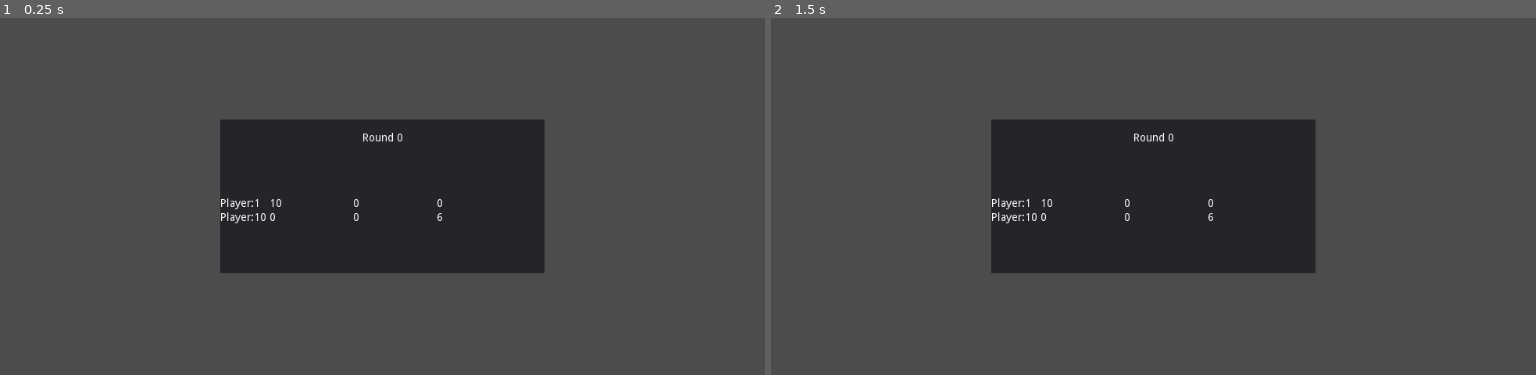
Above: before the commit, frames 1-2 (left to right).
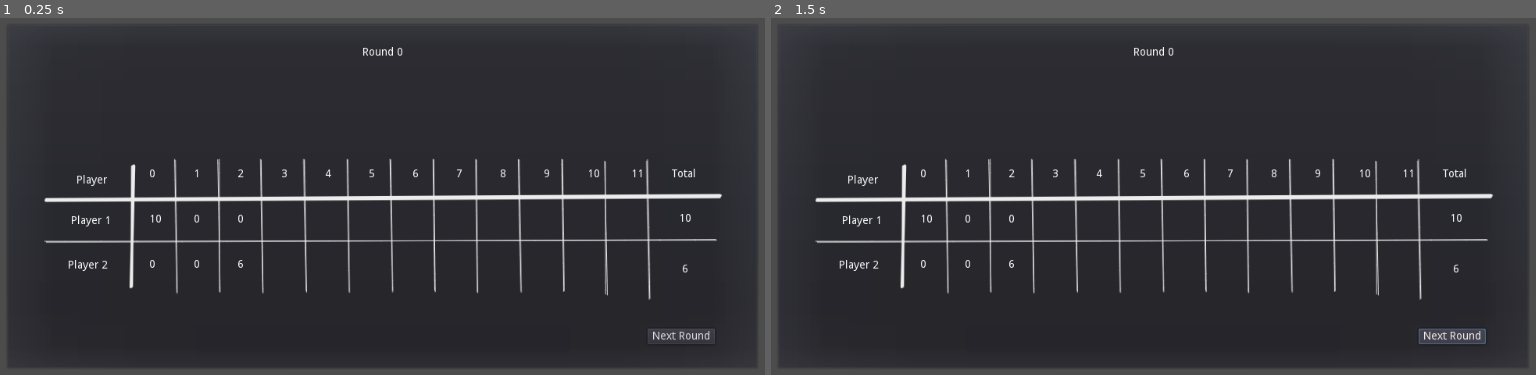
Above: after the commit, the same moments.

Repository: game-prototypes/hanafuda
Game: Godot game, scene res://scenes/tests/point_counter_test.tscn
Two runs of this game, one before a commit and one after it. Both use one fixed random seed, a clock stepped at 60 frames per second and the inputs below. This scene is started directly instead of the project's main scene. The engine's default icon, where the game draws it, is replaced by a stand-in: a white triangle on a blue panel in a dark square.
Inputs (mouse positions are in pixels of both pictures, inside the frame that each line leads up to):
- Up to frame 1 (0.25 s): no input
- Up to frame 2 (1.5 s): click (1451, 335) at 0.5 s, where only the run after the commit has a clickable "Next Round"; click (1451, 335) at 1.25 s, where only the run after the commit has a clickable "Next Round"

The runs differ from the first frame. In frame 1, 73% of the frame differs, in the area x 1-99%, y 3-98%; in frame 2, 73%.

Commit message:
Basic end-round point counter modal

Diff:
--- a/entities/player/human_player/human_player.gd
+++ b/entities/player/human_player/human_player.gd
@@ -47,7 +47,7 @@
 func _on_koikoi_phase():
 	hand.set_selectable(false)
 	table.set_selectable(false)
-	koikoi_popup.show()
+	koikoi_popup.show_modal(true)
 
 func _on_koikoi_action(koi_koi: bool) -> void:
 	_assert_action(TurnPhase.KoiKoi)
--- a/entities/player/human_player/human_player.tscn
+++ b/entities/player/human_player/human_player.tscn
@@ -10,6 +10,5 @@
 [node name="HUD" type="CanvasLayer" parent="." index="3"]
 
 [node name="KoiKoiPopup" parent="HUD" index="0" instance=ExtResource( 4 )]
-visible = false
 
 [connection signal="option_selected" from="HUD/KoiKoiPopup" to="." method="_on_koikoi_action"]
--- a/entities/player/human_player/koikoi_popup/koikoi_popup.gd
+++ b/entities/player/human_player/koikoi_popup/koikoi_popup.gd
@@ -2,9 +2,6 @@
 
 signal option_selected(option)
 
-func show():
-	show_modal(true)
-
 func _on_button_pressed(value: bool):
 	emit_signal("option_selected", value)
 	hide()
--- a/entities/player/player.gd
+++ b/entities/player/player.gd
@@ -125,7 +125,6 @@
 		points=new_points
 		_set_koi_koi_phase()
 	else:
-		points=new_points
 		_finish_turn()
 
 func _finish_turn(end_round: bool = false):
--- /dev/null
+++ b/entities/point_counter/point_cell.tscn
@@ -0,0 +1,16 @@
+[gd_scene format=2]
+
+[node name="MarginContainer" type="MarginContainer"]
+margin_right = 35.0
+margin_bottom = 22.0
+custom_constants/margin_top = 8
+custom_constants/margin_left = 18
+__meta__ = {
+"_edit_use_anchors_": false
+}
+
+[node name="Label" type="Label" parent="."]
+margin_left = 18.0
+margin_top = 8.0
+margin_right = 35.0
+margin_bottom = 22.0
--- a/entities/point_counter/point_counter.gd
+++ b/entities/point_counter/point_counter.gd
@@ -1,29 +1,50 @@
 extends Control
 
+export(PackedScene) var points_cell:PackedScene
+export(Array, NodePath) var total_labels_path:Array
+var total_labels:=[]
 
-onready var round_label=$Panel/RoundLabel
-onready var points_table=$Panel/PointsTable
+onready var round_label=$RoundLabel
+onready var points_table=$PointsTable
 
+signal next_round
 
-# Called when the node enters the scene tree for the first time.
 func _ready():
+	assert(total_labels_path.size()==2, "Total labels not set")
+	for label_path in total_labels_path:
+		total_labels.append(get_node(label_path))
 	round_label.text="Round "+String(GameState.current_round)
 
 
 func fill_table(players:Array):
-	for player in players:
+	fill_table_header(12)
+	for i in range(players.size()):
+		var player=players[i]
 		fill_table_row(player, 12)
+		total_labels[i].text=String(player.total_points)
+
+func fill_table_header(max_rounds:int):
+	for round_index in range(max_rounds):
+		var header_label=instance_cell()
+		header_label.get_node("Label").text=String(round_index) # TODO: fix
+
+func fill_table_row(player:PlayerInfo, max_rounds:int):
+	#var name_label=Label.new()
+	#name_label.text="Player:"+String(player.id)
+	#points_table.add_child(name_label)
+
+	for round_index in range(max_rounds):
+		var points_label=instance_cell()
+		if player.points_per_round.size() > round_index:
+			var points=player.points_per_round[round_index]
+			points_label.get_node("Label").text=String(points) # TODO: fix
+
+func instance_cell() -> Control:
+	var instance=points_cell.instance()
+	instance.size_flags_horizontal=SIZE_EXPAND
+	points_table.add_child(instance)
+	return instance
 
 
-func fill_table_row(player:PlayerInfo, max_rounds:int):
-	var name_label=Label.new()
-	name_label.text="Player:"+String(player.id)
-	points_table.add_child(name_label)
-
-	for round_index in range(max_rounds):
-		var points_label=Label.new()
-		if player.points_per_round.size() > round_index:
-			var points=player.points_per_round[round_index]
-			points_label.text=String(points)
-			points_label.size_flags_horizontal=SIZE_EXPAND
-		points_table.add_child(points_label)
+func _on_next_round_pressed():
+	emit_signal("next_round")
--- a/entities/point_counter/point_counter.tscn
+++ b/entities/point_counter/point_counter.tscn
@@ -1,45 +1,157 @@
-[gd_scene load_steps=2 format=2]
+[gd_scene load_steps=4 format=2]
 
 [ext_resource path="res://entities/point_counter/point_counter.gd" type="Script" id=1]
+[ext_resource path="res://assets/table_dark.png" type="Texture" id=2]
+[ext_resource path="res://entities/point_counter/point_cell.tscn" type="PackedScene" id=3]
 
-[node name="PointCounter" type="Control"]
-anchor_right = 1.0
-anchor_bottom = 1.0
+[node name="PointCounter" type="PopupDialog"]
+anchor_left = 0.5
+anchor_top = 0.5
+anchor_right = 0.5
+anchor_bottom = 0.5
+margin_left = -482.5
+margin_top = -222.5
+margin_right = 482.5
+margin_bottom = 222.5
 script = ExtResource( 1 )
 __meta__ = {
 "_edit_use_anchors_": false
 }
+points_cell = ExtResource( 3 )
+total_labels_path = [ NodePath("TotalLabel1"), NodePath("TotalLabel2") ]
 
-[node name="Panel" type="Panel" parent="."]
-anchor_left = 0.5
-anchor_top = 0.5
-anchor_right = 0.5
-anchor_bottom = 0.5
-margin_left = -207.5
-margin_top = -98.5
-margin_right = 207.5
-margin_bottom = 98.5
-
-[node name="RoundLabel" type="Label" parent="Panel"]
+[node name="RoundLabel" type="Label" parent="."]
 anchor_left = 0.5
 anchor_right = 0.5
 margin_left = -58.0
-margin_top = 17.0
+margin_top = 31.0
 margin_right = 58.0
-margin_bottom = 55.0
-text = "Round 18"
+margin_bottom = 69.0
+text = "Round 4"
 align = 1
 __meta__ = {
 "_edit_use_anchors_": false
 }
 
-[node name="PointsTable" type="GridContainer" parent="Panel"]
+[node name="TextureRect" type="TextureRect" parent="."]
+anchor_left = 0.5
+anchor_top = 1.0
+anchor_right = 0.5
+anchor_bottom = 1.0
+margin_left = -440.5
+margin_top = -280.0
+margin_right = 440.5
+margin_bottom = -78.0
+texture = ExtResource( 2 )
+expand = true
+stretch_mode = 5
+__meta__ = {
+"_edit_lock_": true,
+"_edit_use_anchors_": false
+}
+
+[node name="PointsTable" type="GridContainer" parent="."]
 anchor_top = 1.0
 anchor_right = 1.0
 anchor_bottom = 1.0
-margin_top = -96.0
-margin_bottom = 2.0
-columns = 13
+margin_left = 166.0
+margin_top = -266.0
+margin_right = -144.0
+margin_bottom = -106.0
+size_flags_horizontal = 3
+custom_constants/vseparation = 36
+custom_constants/hseparation = 18
+columns = 12
 __meta__ = {
 "_edit_use_anchors_": false
 }
+
+[node name="PlayerTitle" type="Label" parent="."]
+margin_left = 64.5
+margin_top = 184.5
+margin_right = 155.5
+margin_bottom = 218.5
+rect_pivot_offset = Vector2( 68, 34 )
+text = "Player"
+align = 1
+valign = 1
+__meta__ = {
+"_edit_use_anchors_": false
+}
+
+[node name="TotalTitle" type="Label" parent="."]
+margin_left = 822.5
+margin_top = 176.5
+margin_right = 913.5
+margin_bottom = 210.5
+rect_pivot_offset = Vector2( 57, 34 )
+text = "Total"
+align = 1
+valign = 1
+__meta__ = {
+"_edit_use_anchors_": false
+}
+
+[node name="TotalLabel1" type="Label" parent="."]
+margin_left = 824.5
+margin_top = 233.5
+margin_right = 915.5
+margin_bottom = 267.5
+rect_pivot_offset = Vector2( 57, 34 )
+text = "0"
+align = 1
+valign = 1
+__meta__ = {
+"_edit_use_anchors_": false
+}
+
+[node name="TotalLabel2" type="Label" parent="."]
+margin_left = 824.5
+margin_top = 298.5
+margin_right = 915.5
+margin_bottom = 332.5
+rect_pivot_offset = Vector2( 57, 34 )
+text = "0"
+align = 1
+valign = 1
+__meta__ = {
+"_edit_use_anchors_": false
+}
+
+[node name="Player1Label" type="Label" parent="."]
+margin_left = 63.5
+margin_top = 236.5
+margin_right = 154.5
+margin_bottom = 270.5
+rect_pivot_offset = Vector2( 68, 34 )
+text = "Player 1"
+align = 1
+valign = 1
+__meta__ = {
+"_edit_use_anchors_": false
+}
+
+[node name="Player2Label" type="Label" parent="."]
+margin_left = 59.5
+margin_top = 293.5
+margin_right = 150.5
+margin_bottom = 327.5
+rect_pivot_offset = Vector2( 68, 34 )
+text = "Player 2"
+align = 1
+valign = 1
+__meta__ = {
+"_edit_use_anchors_": false
+}
+
+[node name="NextRoundButton" type="Button" parent="."]
+margin_left = 821.5
+margin_top = 391.5
+margin_right = 907.5
+margin_bottom = 411.5
+text = "Next Round"
+__meta__ = {
+"_edit_use_anchors_": false
+}
+
+[connection signal="pressed" from="NextRoundButton" to="." method="_on_next_round_pressed"]
--- a/scenes/game_round.gd
+++ b/scenes/game_round.gd
@@ -5,6 +5,7 @@
 onready var deck:Deck=$Deck
 onready var table:CardStack=$Table
 onready var player_spawner=$Players
+onready var point_counter:PopupDialog=$CanvasLayer/PointCounter
 
 var dealer
 var koi_koi: bool = false
@@ -54,15 +55,18 @@
 func end_round(winner=null):
 	print("ROUND END")
 
-	if winner == null:
-		print("TIE")
-	else:
-		prints("Player",winner.id,"wins")
+	for player_info in GameState.players.values():
+		if winner!=null and winner.id==player_info.id:
+			player_info.add_round_points(winner.points)
+		else:
+			player_info.add_round_points(0)
+
 	#current_round+=1
 	#if current_round==12: #13th round
 	#	end_match()
 	#else:
-	SceneSwitcher.switch_to_game_round_scene()
+	point_counter.fill_table(GameState.players.values()) # FIXME: order
+	point_counter.show_modal(true)
 
 func end_match():
 	print("End Match")
@@ -75,3 +79,6 @@
 
 func get_players()->Array:
 	return player_spawner.players
+
+func _on_next_round():
+	SceneSwitcher.switch_to_game_round_scene()
--- a/scenes/game_round.tscn
+++ b/scenes/game_round.tscn
@@ -7,6 +7,7 @@
 [ext_resource path="res://entities/camera/main_camera.tscn" type="PackedScene" id=5]
 [ext_resource path="res://entities/card_stack/card_stack.tscn" type="PackedScene" id=6]
 [ext_resource path="res://entities/player/player_spawner.gd" type="Script" id=7]
+[ext_resource path="res://entities/point_counter/point_counter.tscn" type="PackedScene" id=8]
 
 [node name="GameRound" type="Node2D"]
 script = ExtResource( 1 )
@@ -30,3 +31,9 @@
 script = ExtResource( 7 )
 human_player = ExtResource( 2 )
 ai_player = ExtResource( 3 )
+
+[node name="CanvasLayer" type="CanvasLayer" parent="."]
+
+[node name="PointCounter" parent="CanvasLayer" instance=ExtResource( 8 )]
+
+[connection signal="next_round" from="CanvasLayer/PointCounter" to="." method="_on_next_round"]
--- a/scenes/main_menu.gd
+++ b/scenes/main_menu.gd
@@ -1,4 +1,4 @@
-extends Control
+extends CanvasLayer
 
 func play_game():
 	GameState.reset()
--- a/scenes/main_menu.tscn
+++ b/scenes/main_menu.tscn
@@ -2,13 +2,8 @@
 
 [ext_resource path="res://scenes/main_menu.gd" type="Script" id=1]
 
-[node name="MainMenu" type="Control"]
-anchor_right = 1.0
-anchor_bottom = 1.0
+[node name="MainMenu" type="CanvasLayer"]
 script = ExtResource( 1 )
-__meta__ = {
-"_edit_use_anchors_": false
-}
 
 [node name="Label" type="Label" parent="."]
 anchor_right = 1.0
--- a/scenes/tests/point_counter_test.gd
+++ b/scenes/tests/point_counter_test.gd
@@ -20,3 +20,4 @@
 	player2.add_round_points(6)
 
 	points_counter.fill_table([player1, player2])
+	points_counter.show_modal()
Binary file added: assets/table_dark.png
Not shown, added: assets/table_dark.png.import
Binary file added: assets/table_light.png
Not shown, added: assets/table_light.png.import
Not shown: 1 places in scenes/game_round.tscn that only renumber resources
